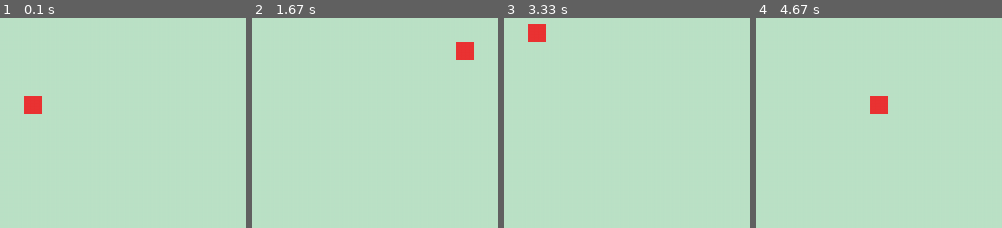
Above: before the commit, frames 1-4 (left to right).
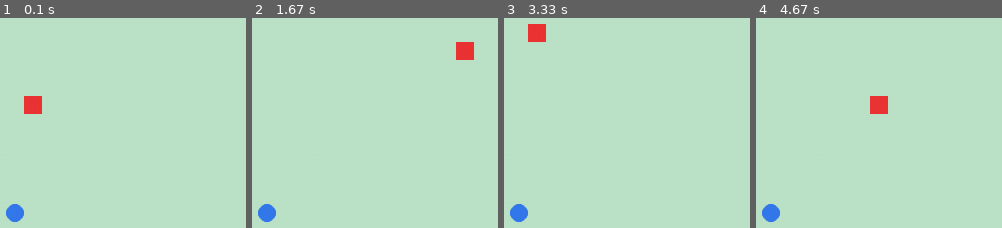
Above: after the commit, the same moments.

Repository: CallMeRJ0/pygame1
Game: pygame game, started from snake1.py
Two runs of this game, one before a commit and one after it. Both use one fixed random seed, a clock stepped at 60 frames per second and the inputs below.
Inputs:
- Up to frame 1 (0.1 s): no input
- Up to frame 2 (1.67 s): hold Right 0.33-0.8 s; hold Up 0.83-1.13 s; hold Right 1.17-1.63 s
- Up to frame 3 (3.33 s): hold Left 1.67-2.2 s; hold Down 2.23-2.53 s; hold Left 2.57-2.97 s; hold Up from 3 s (still down)
- Up to frame 4 (4.67 s): release Up at 3.37 s; hold Right 3.4-4.03 s; hold Down 4.07-4.43 s; hold Left from 4.47 s (still down)

The runs differ from the first frame. In frame 1, 0.5% of the frame differs, in the area x 2-10%, y 88-98%; in frame 2, 0.5%; in frame 3, 0.5%; in frame 4, 0.5%.

Commit message:
updated food detection and fixed other issues

Diff:
--- a/snake1.py
+++ b/snake1.py
@@ -1,5 +1,6 @@
 import pygame
 import time
+import random
 
 ICON_PNG = "snake.jpg"
 WINDOW_CAPTION = "Snake Game"
@@ -24,9 +25,10 @@
 snake_y = 350
 snake_x_change = 0
 snake_y_change = 0
+food_x = round(random.randrange(20, 1000 - 20)/ 20) * 20
+food_y = round(random.randrange(20, 600 - 20)/ 20) * 20
 
-font = pygame.font.Font("ariblk.ttf", 50)  # Ensure this file is in your project folder
-
+font = pygame.font.Font("ariblk.ttf", 50)
 def message(msg, text_colour, bkgd_colour):
     txt = font.render(msg, True, text_colour, bkgd_colour)
     text_box = txt.get_rect(center=(500, 360))
@@ -57,9 +59,16 @@
     if snake_x >= WINDOW_X or snake_x < 0 or snake_y >= WINDOW_Y or snake_y < 0:
         quit_game = True
 
+
+    if snake_x == food_x and snake_y == food_y:
+        print("DETECTION")
+        food_x = round(random.randrange(20, WINDOW_X - 20) / 20) * 20
+        food_y = round(random.randrange(20, WINDOW_Y - 20) / 20) * 20
+
     screen.fill(green)
 
     pygame.draw.rect(screen, red, [snake_x, snake_y, 20, 20])
+    pygame.draw.circle(screen, blue, [food_x, food_x], 10)
     pygame.display.update()
 
     clock.tick(snake_speed)
